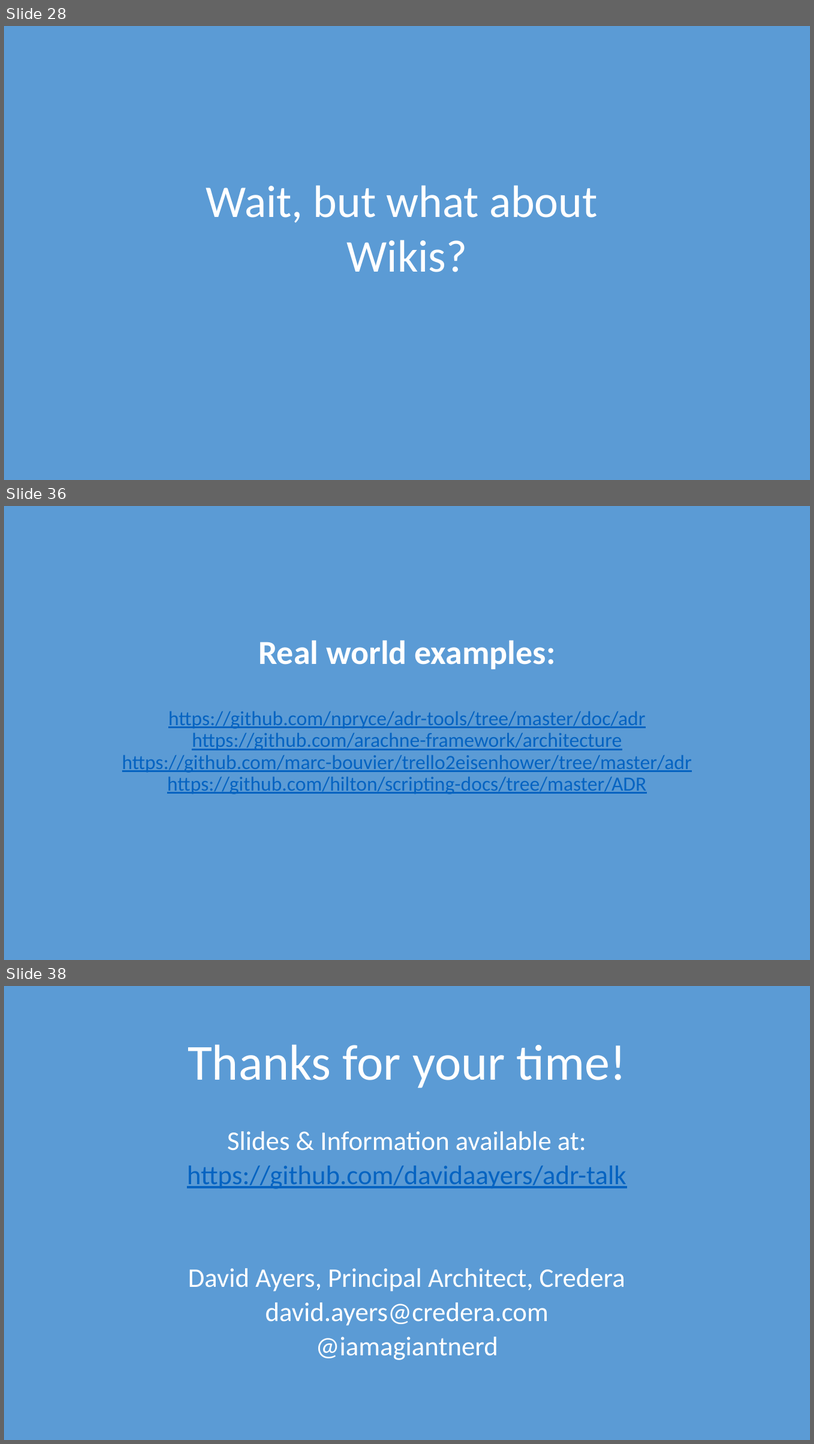
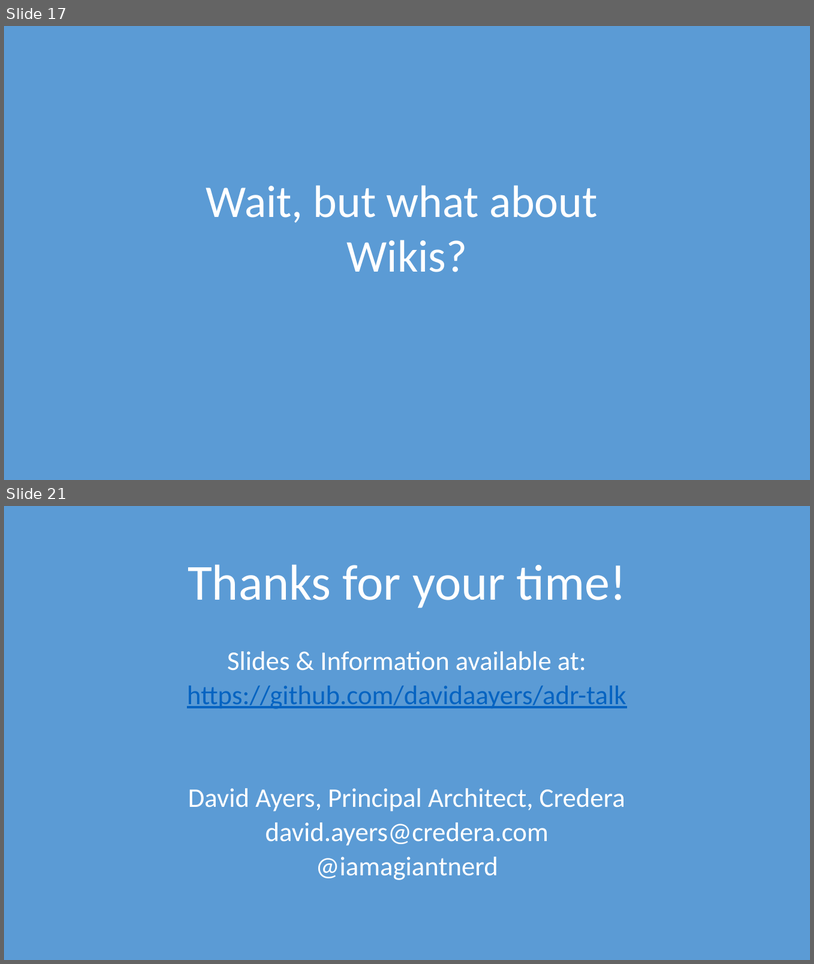
Before and after one commit to davidaayers/adr-talk-ignite, a slide deck: recording-architectural-decisions-ignite.pptx. Shown one above the other, each under a label of ours: slides 28, 36 and 38 before the commit, slides 17 and 21 after it; the slides between them are not shown. The pictures are 814x1444 and 814x964 pixels, drawn with LibreOffice and Linux fonts; fonts in the diff are those of the drawing. Boxes give left, top, right and bottom in pixels: in the first picture for what was removed or moved away, otherwise in the second. Text is boxed around its words. In the diff, an @@ line names an element or a change of style, - is before the commit and + after.

```diff
--- a/recording-architectural-decisions-ignite.pptx
+++ b/recording-architectural-decisions-ignite.pptx
@@ slide 36 removed at <box>4,506,810,960</box>, background #5B9BD5 @@
@@ title removed at <box>122,640,692,794</box> @@
-Real world examples:
-https://github.com/npryce/adr-tools/tree/master/doc/adr
-https://github.com/arachne-framework/architecture
-https://github.com/marc-bouvier/trello2eisenhower/tree/master/adr
-https://github.com/hilton/scripting-docs/tree/master/ADR
@@ what was slide 28 is now slide 17 @@
@@ what was slide 38 is now slide 21 @@
```
Also in this commit, not shown: 9 slides changed, 16 other slides removed, 2 other files.
